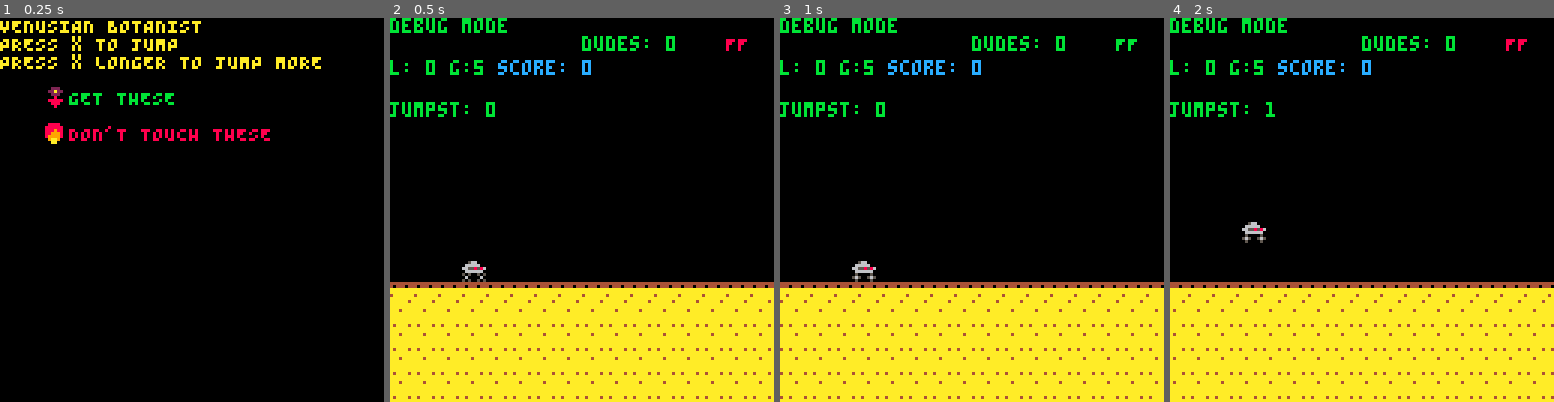
Above: before the commit, frames 1-4 (left to right).
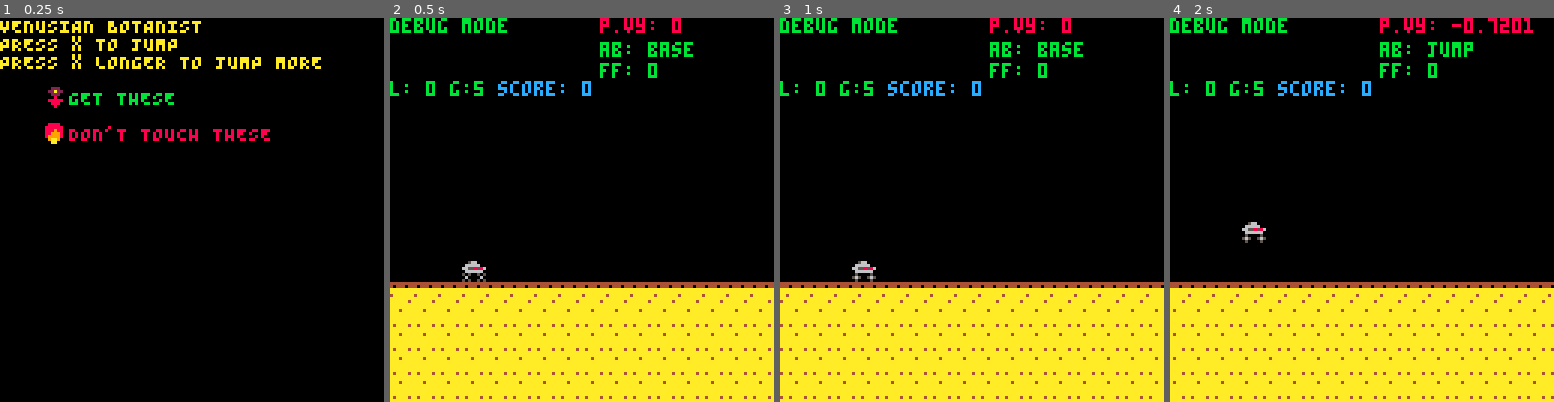
Above: after the commit, the same moments.

Repository: kitasuna/pico8-runner
Game: PICO-8 cartridge scroll.p8
Two runs of this game, one before a commit and one after it. Both use one fixed random seed, a clock stepped at 60 frames per second and the inputs below.
Inputs:
- Up to frame 1 (0.25 s): no input
- Up to frame 2 (0.5 s): tap X (X key) at 0.33 s
- Up to frame 3 (1 s): tap O (Z key) at 0.7 s
- Up to frame 4 (2 s): tap X (X key) at 1.07, 1.85 s; hold Right from 1.6 s (still down); tap O (Z key) at 1.7 s

Frame 1 is identical in both runs. In frame 2, 2.9% of the frame differs, in the area x 0-93%, y 0-26%; in frame 3, 2.9%; in frame 4, 3.1%, in the area x 0-95%, y 0-26%.

Commit message:
Add collision dictionary lookup

Diff:
--- a/player.lua
+++ b/player.lua
@@ -12,9 +12,22 @@
     fkey = BTN_D,
     state = 0,
     f = function(plr)
-      if(fastfall.state == 0) then
+      if(fastfall.state == 8) then
         plr.vel_y = 0
-        plr.y = GROUND_Y
+      elseif(fastfall.state == 8) then
+        plr.vel_y = 12
+      elseif(fastfall.state == 16) then
+        plr.vel_y = 24
+      elseif(fastfall.state == 24) then
+        -- plr.vel_y = 0
+        -- plr.y = GROUND_Y
+        plr.vel_y = 36
+      end
+
+      fastfall.state += 1
+
+      if(plr.y >= GROUND_Y) then
+        fastfall.state = 0
       end
       return plr
     end
@@ -61,6 +74,7 @@
   enabled = true,
   fkey = nil,
   state = 0,
+  immune = {},
   f = identityE
 }
 
@@ -68,6 +82,24 @@
   base = base,
   fastfall = fastfall,
   jump = jump
+}
+
+-- TODO: Should be an event
+function kill_p()
+    player.alive = false
+end
+
+-- TODO: Should be an event
+function add_p_score(val)
+  return function()
+    player.score += val
+  end
+end
+
+collisions = {
+  flower = add_p_score(1),
+  fire = kill_p,
+  comet = kill_p
 }
 
 current_player_abil = base
--- a/scroll.p8
+++ b/scroll.p8
@@ -117,17 +117,6 @@
   return gen
 end
 
-function add_p_score(p)
-  return function (val)
-    p.score += val
-  end
-end
-
-function kill_p(p)
-  return function()
-    p.alive = false
-  end
-end
 
 function shift_map(m, diff)
   m -= diff
@@ -148,26 +137,6 @@
 end
 
 
--- Player -> Player
---function jump(player)
---    local G = 0.4
---    local addlG = 1
---    local v0 = -4.4
---    local ground_y = GROUND_Y
---
---    if(player.y == ground_y) then
---      player.vel_y = v0
---    elseif(btn(BTN_A) == false) then
---      addlG = 3
---    end
---
---    -- Decelerate player
---    player.vel_y += G * addlG
---
---    return player
---end
-
-
 function upd_player_pos(player)
   player.y += player.vel_y
 
@@ -176,6 +145,7 @@
     player.vel_y = 0
     current_player_abil = base -- MIGHT need to remove this later...
     add(st_ability, { type = 'RESET_STATE', payload = 'jump'})
+    add(st_ability, { type = 'EXEC', payload = 'base'})
   end
 
   return player
@@ -197,10 +167,10 @@
   game_state.baddies = drop_offscreen(game_state.baddies)
 
   -- Check flower collision
-  foreach(game_state.flowers, bb_coll(game_state.flowers, player, add_p_score(player)))
+  foreach(game_state.flowers, bb_coll_bad(game_state.flowers, player, collisions))
 
   -- Check obstacle collision
-  foreach(game_state.baddies, bb_coll(game_state.baddies, player, kill_p(player)))
+  foreach(game_state.baddies, bb_coll_bad(game_state.baddies, player, collisions))
 
   -- Update global cooldown (spaces out sprites)
   if(game_state.global_cooldown > 0) then game_state.global_cooldown -=1 end
@@ -215,21 +185,17 @@
   if(btnp(BTN_A)) then
     abil = get_by_key(BTN_A)
     current_player_abil = abil
+    add(st_ability, { type = 'EXEC', payload = abil.name })
     add(st_ability, { type = 'NEXT_STATE', payload = abil.name }) -- TODO: Eventually this will push an EXEC to st_ability, rather than to st_player
-    add(st_player, { type = 'EXEC', payload = abil })
   end
 
   current_player_abil.f(player)
   upd_player_pos(player)
 
-  -- Fastfall if available
-  --if(player.y != ground_y and btnp(BTN_D) and abilities.fastfall.enabled == true) then
-  --  player.y = ground_y
-  --end
   if(btnp(BTN_D)) then
     abil = get_by_key(BTN_D)
     current_player_abil = abil
-    add(st_player, { type = 'EXEC', payload = abil })
+    add(st_ability, { type = 'EXEC', payload = abil.name })
   end
 
   if(btnp(BTN_B)) then
@@ -318,20 +284,21 @@
     -- Sprite /generator data
     -- print("flcool: "..fl_gen.cooldown, 44, 0, 11)
     -- print("flcmax: "..fl_gen.cooldown_max, 44, 6, 11)
-    print("dudes: "..len(game_state.baddies), 64, 6, CLR_GRN)
+    -- print("dudes: "..len(game_state.baddies), 64, 6, CLR_GRN)
 
     -- Player stats
     -- print("ab: ", 88, 6, 12)
-    print("FF", 112, 6, abilities.fastfall.enabled and CLR_GRN or CLR_RED)
+    -- print("FF", 112, 6, abilities.fastfall.enabled and CLR_GRN or CLR_RED)
     -- print("alive: "..tostr(player.alive), 44, 18, 11)
-    -- print("p.vy: "..player.vel_y, 88, 6)
+    print("p.vy: "..player.vel_y, 70, 0, CLR_RED)
+    print("ab: "..current_player_abil.name, 70, 8, CLR_GRN)
+    print("ff: "..fastfall.state, 70, 15, CLR_GRN)
     --print("gcd: "..global_cooldown, 36, 6, 11)
 
     -- Game state (score, level, etc)
-    print("score: "..player.score, 36, 14, CLR_BLU)
-    print("l: "..game_state.current_level.num.." g:"..game_state.current_level.goal, 0, 14, CLR_GRN)
-    -- print("immune: "..len(player.immune), 0, 21, CLR_GRN)
-    print("jumpst: "..jump.state, 0, 28, CLR_GRN)
+    print("score: "..player.score, 36, 21, CLR_BLU)
+    print("l: "..game_state.current_level.num.." g:"..game_state.current_level.goal, 0, 21, CLR_GRN)
+    -- print("jumpst: "..jump.state, 0, 28, CLR_GRN)
     -- print("flwrs: "..len(game_state.flowers), 0, 28, CLR_GRN)
     -- print("m:km "..game_state.distance.meters..":"..game_state.distance.kilometers, 44, 6, CLR_GRN)
   end
@@ -375,6 +342,20 @@
       ) then
       sprite_drop(ss, s1)
       cb(1)
+    end
+  end
+end
+
+function bb_coll_bad(ss, playerS, coll_map)
+  return function (s1)
+    if (
+          playerS.x < (s1.x + s1.buff_w) + (s1.w - s1.buff_w)
+      and playerS.x + playerS.w > (s1.x + s1.buff_w)
+      and playerS.y + playerS.h > s1.y
+      and playerS.y < s1.y + s1.h
+      ) then
+      sprite_drop(ss, s1)
+      coll_map[s1.type]()
     end
   end
 end
